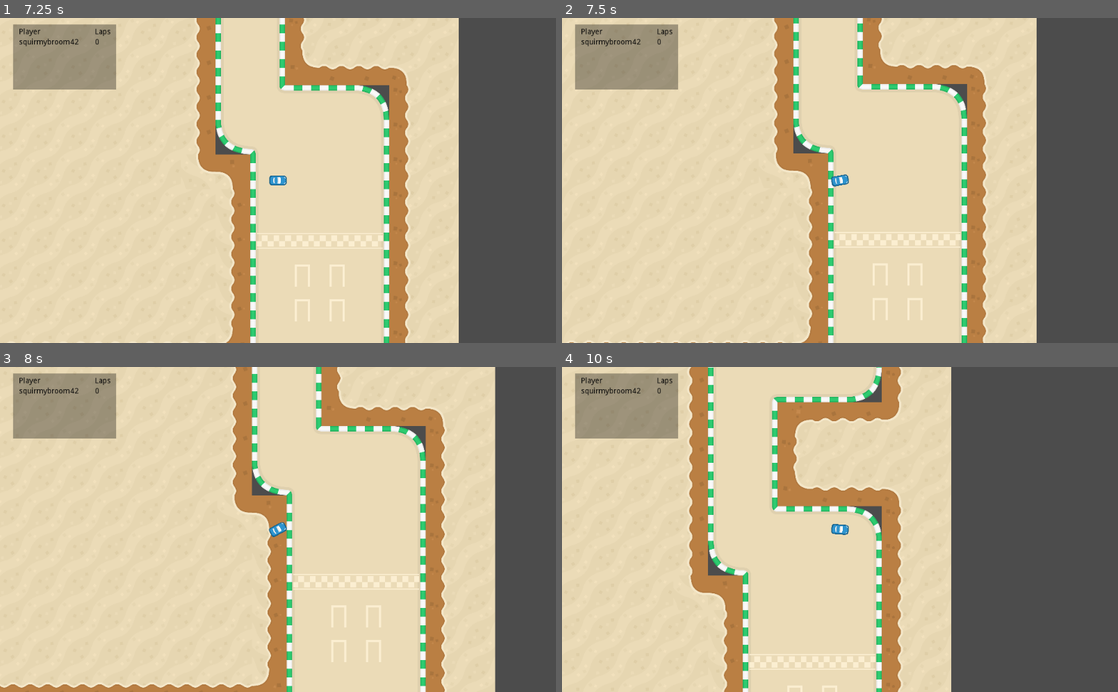
Above: before the commit, frames 1-4 (two rows, left to right).
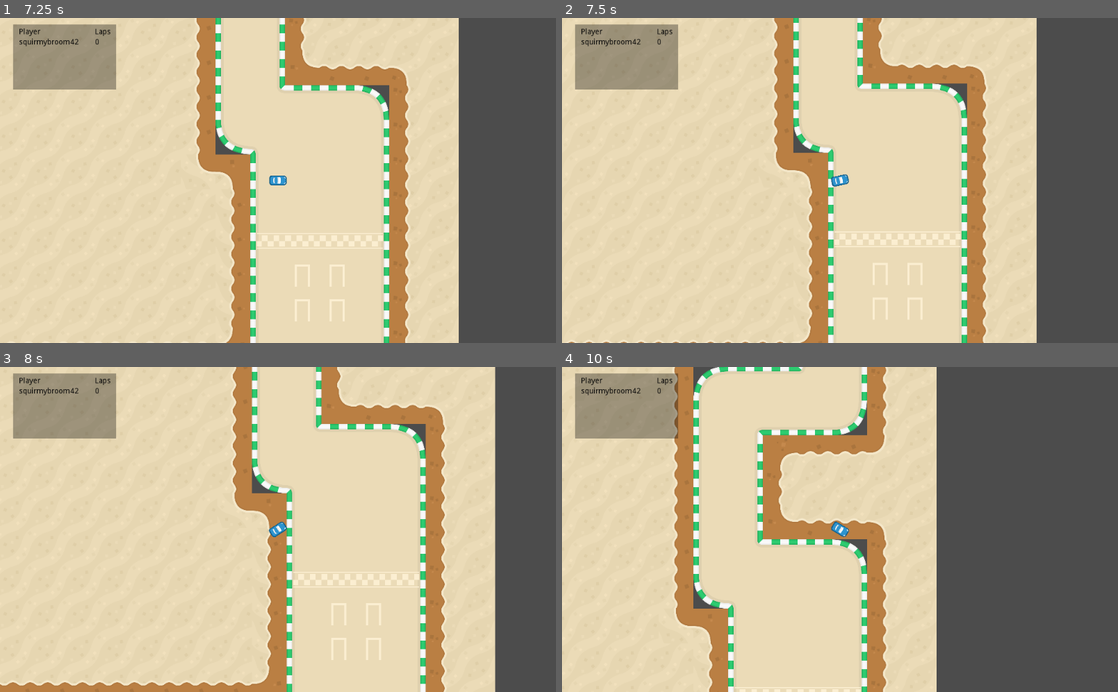
Above: after the commit, the same moments.

Repository: itjope/slide-on-slicks
Game: Godot game, scene res://World.tscn
Same seed, same stepped clock (60 frames per second), same inputs: the game is played once before the commit and once after it.
Inputs:
- Up to frame 1 (7.25 s): tap Enter at 0.5, 3.5, 5.75 s; hold D (steer_right) 0.53-1.25 s; click "Start Server" at 1.25 s; click "Start Game" at 2 s; tap Space at 2.75, 5, 6.5 s; hold S (brake) 2.78-3.53 s; hold D (steer_right) 3.53-4.28 s; hold W (accelerate) 4.28-5.03 s; hold A (steer_left) 5.03-6.53 s; hold S (brake) from 6.53 s (still down)
- Up to frame 2 (7.5 s): release S (brake) at 7.28 s; hold D (steer_right) from 7.28 s (still down)
- Up to frame 3 (8 s): keep holding D (steer_right)
- Up to frame 4 (10 s): release D (steer_right) at 8.03 s; hold W (accelerate) 8.03-8.78 s; hold D (steer_right) 8.78-9.53 s; hold S (brake) from 9.53 s (still down)

Frame 1 is identical in both runs. In frame 2, 0.4% of the frame differs, in the area x 1-77%, y 0-100%; in frame 3, 2.4%; in frame 4, 22%, in the area x 20-70%, y 0-100%.

Commit message:
Set turning radius according to velocity

Diff:
--- a/Car.gd
+++ b/Car.gd
@@ -6,6 +6,7 @@
 var friction = -0.7
 var drag = -0.001
 var braking = -820
+var max_speed = 1000
 var max_speed_reverse = 250
 var slip_speed = 280
 var traction_fast = 0.01
@@ -56,22 +57,30 @@
 	var drag_force = velocity * velocity.length() * drag
 	acceleration += drag_force + friction_force
 
-
 func get_input():
 
 	var turn = 0
 
 	if race_started && is_network_master():
 		if Input.is_action_pressed("steer_right"):
-			turn += 1
+			turn += calculate_turn()
 		if Input.is_action_pressed("steer_left"):
-			turn -= 1
+			turn -= calculate_turn()
 		if Input.is_action_pressed("accelerate"):
 			acceleration = transform.x * engine_power
 		if Input.is_action_pressed("brake"):
 			acceleration = transform.x * braking
 
 	steer_direction = turn * deg2rad(steering_angle)
+
+func calculate_turn():
+	var car_speed = velocity.length()
+	if car_speed > max_speed:
+		return 2
+	elif car_speed == 0:
+		return 1
+	else:
+		return (car_speed / max_speed) + 1
 
 func calculate_steering(delta):
 	var rear_wheel = position - transform.x * wheel_base/2.0
